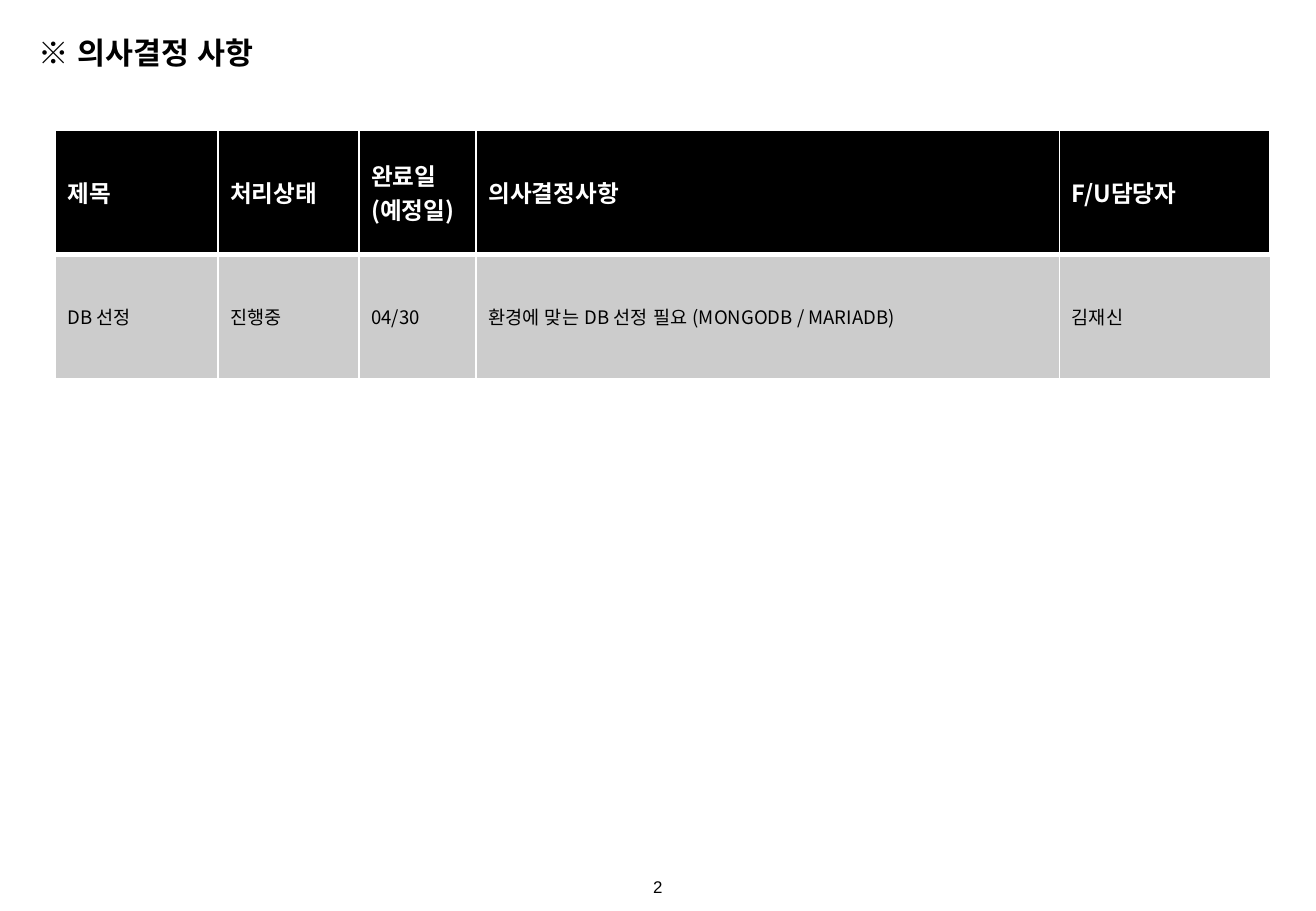
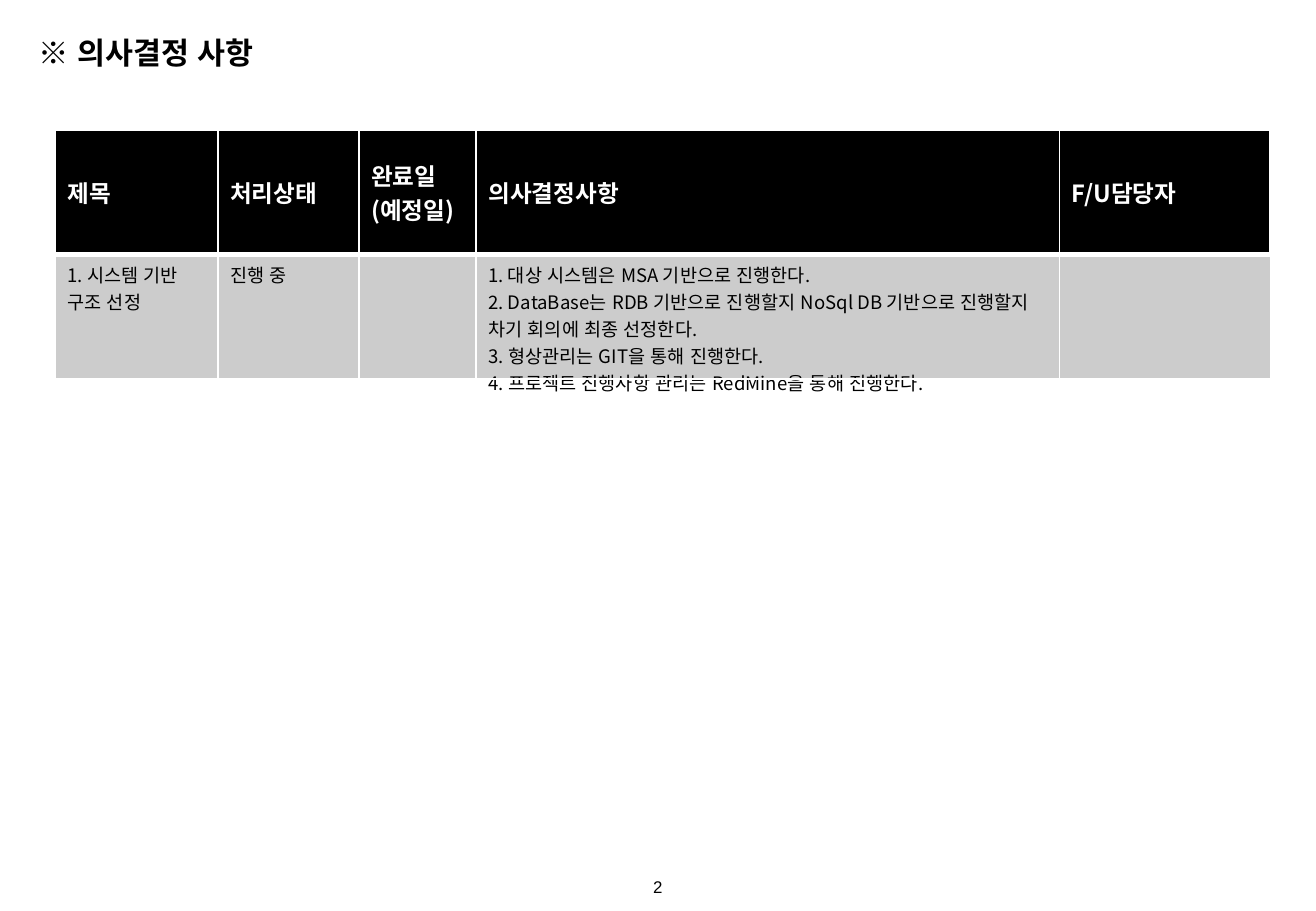
Before and after one commit to smilebulee/infogen_ims, a slide deck: slide 3 of 산출물_프로젝트_근태 관리/일정관리/인포젠시스템구축_월간보고_4월.pptx. Drawn at 1316x911 pixels with LibreOffice and Linux fonts; fonts in the diff are those of the drawing; background and template pictures are left out. Boxes give left, top, right and bottom in pixels: in the first picture for what was removed or moved away, otherwise in the second. Text is boxed around its words. In the diff, an @@ line names an element or a change of style, - is before the commit and + after.

```diff
--- a/산출물_프로젝트_근태 관리/일정관리/인포젠시스템구축_월간보고_4월.pptx
+++ b/산출물_프로젝트_근태 관리/일정관리/인포젠시스템구축_월간보고_4월.pptx
@@ table at <box>56,130,1270,396</box> @@
-row 2: DB 선정 | 진행중 | 04/30 | 환경에 맞는 DB 선정 필요 (MONGODB / MARIADB) | 김재신
+row 2: 1. 시스템 기반 구조 선정 | 진행 중 |  | 1. 대상 시스템은 MSA 기반으로 진행한다. / 2. DataBase는 RDB 기반으로 진행할지 NoSql DB 기반으로 진행할지 차기 회의에 최종 선정한다. / 3. 형상관리는 GIT을 통해 진행한다. / 4. 프로젝트 진행사항 관리는 RedMine을 통해 진행한다. | 
```
Also in this commit, not shown: 1 other slide changed.
